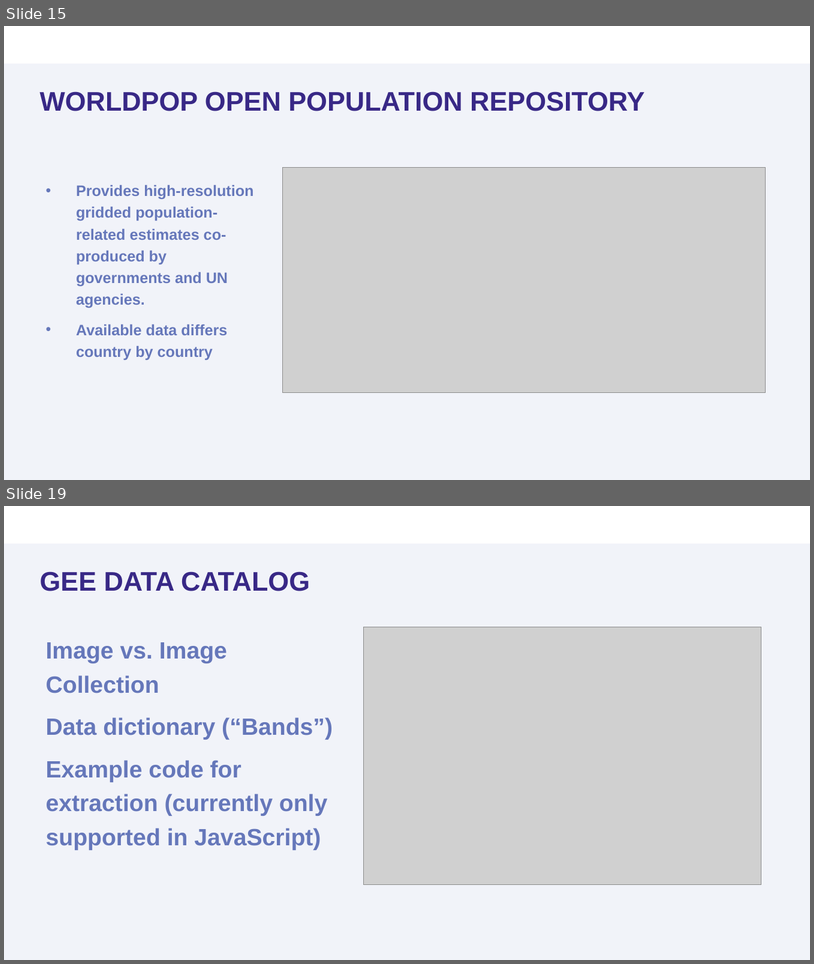
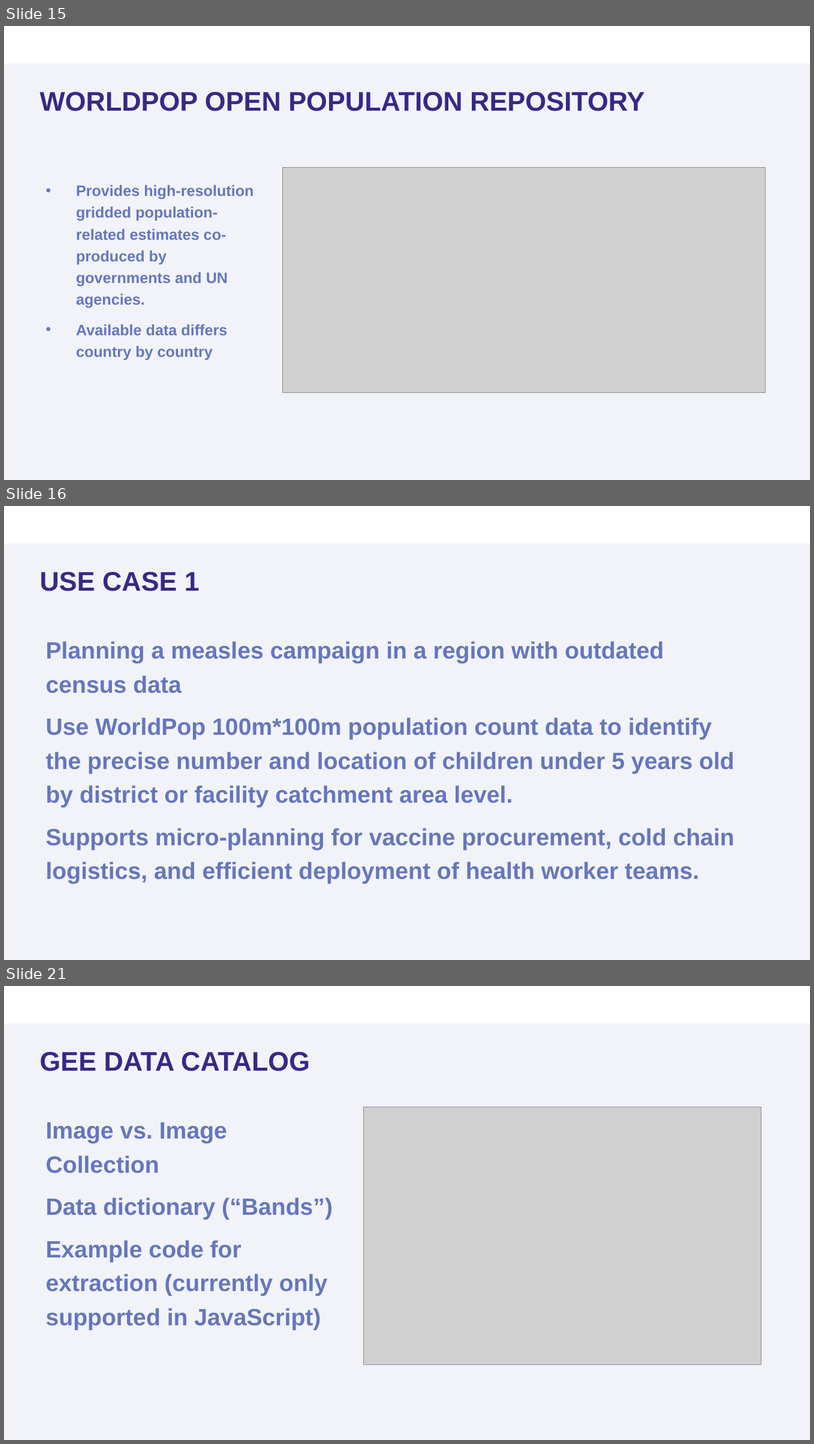
Before and after one commit to sooyoung1021/Module-5-Open-Source-Data, a slide deck: presentations/Module 5_Open Source Data.pptx. Shown one above the other, each under a label of ours: slides 15 and 19 before the commit, slides 15, 16 and 21 after it; the slides between them are not shown. The pictures are 814x964 and 814x1444 pixels, drawn with LibreOffice and Linux fonts; fonts in the diff are those of the drawing; grey boxes stand for pictures; background and template pictures are left out. Boxes give left, top, right and bottom in pixels: in the first picture for what was removed or moved away, otherwise in the second. Text is boxed around its words. In the diff, an @@ line names an element or a change of style, - is before the commit and + after.

```diff
--- a/presentations/Module 5_Open Source Data.pptx
+++ b/presentations/Module 5_Open Source Data.pptx
@@ slide 16 added at (4, 506, 810, 960), background #FFFFFF; not listed: 2 template elements that a slide beside it also shows @@
@@ title added at (40, 571, 200, 591), 32 pt, text #382886, bold @@
+USE CASE 1
@@ text added at (46, 641, 735, 883), 28 pt, text #6577BA, bold @@
+Planning a measles campaign in a region with outdated census data
+Use WorldPop 100m*100m population count data to identify the precise number and location of children under 5 years old by district or facility catchment area level.
+Supports micro-planning for vaccine procurement, cold chain logistics, and efficient deployment of health worker teams.
@@ what was slide 19 is now slide 21 @@
```
Also in this commit, not shown: 9 slides changed, 11 other slides added, 4 slides removed, 1 other file.
